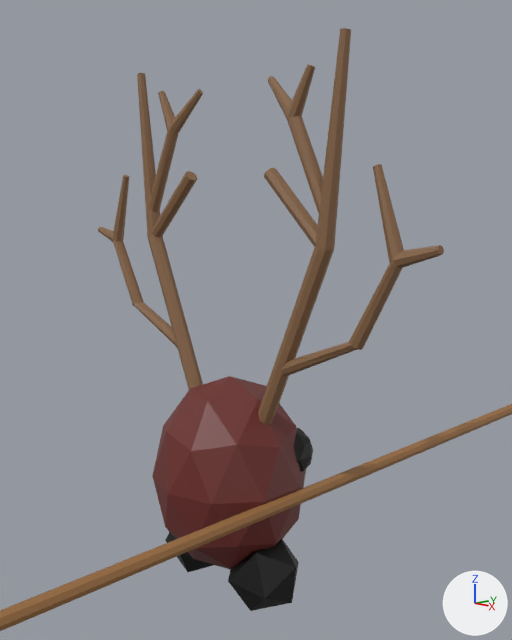
An edit to the Blender file public/models/azuki_king.blend, drawn before and after from the same camera.
The view is the same before and after, from a 50 mm camera at (6.6, -5.75, 4.93) aimed at (0.2, 0.27, 3.42). Lighting does not change. The marker at lower right points along +X, +Y and +Z.

In view in the first picture: 'Body', 'Circle', 'Leg.R', 'Spear'.
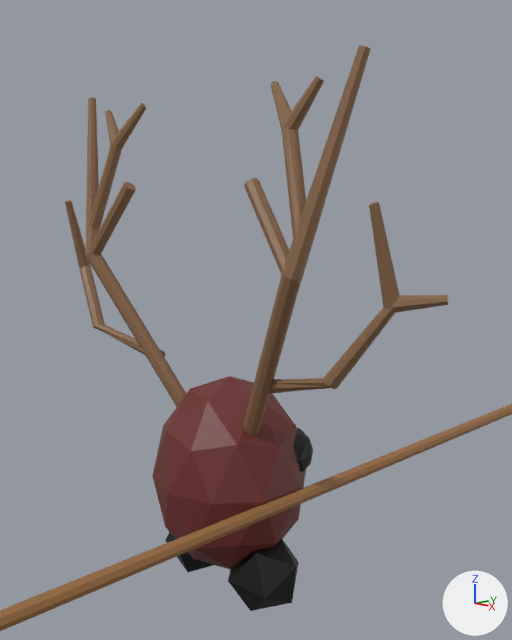
Commit message: Make king's antlers more complex

Location of each change, (x1, y1, x2, y2) in pixels of the pictures (512 x 640 px):
'Antler', added (brown)
    after: (65, 45, 448, 436)
'Circle', deleted (brown)
    before: (98, 28, 444, 425)

What the commit changed:
Mesh me_circle_002_1 is new.
It has 144 vertices, 108 faces and spans x -2.71..2.15, y -0.63..0.72, z 0.01..4.43.
It uses material mat_brown (brown #896648).
Object 'Circle' (ob_circle) is deleted.
Object 'Antler' (ob_antler) is new; it shows me_circle_002_1.
Its location is (0.62, -0.54, 2.16).
Its rotation in degrees is (0, 31, 0).
Its scale is (0.584, 0.584, 1.0).
It gains a MIRROR modifier named 'Mirror'.
Modifier setting: mirror_object = ob_body.
